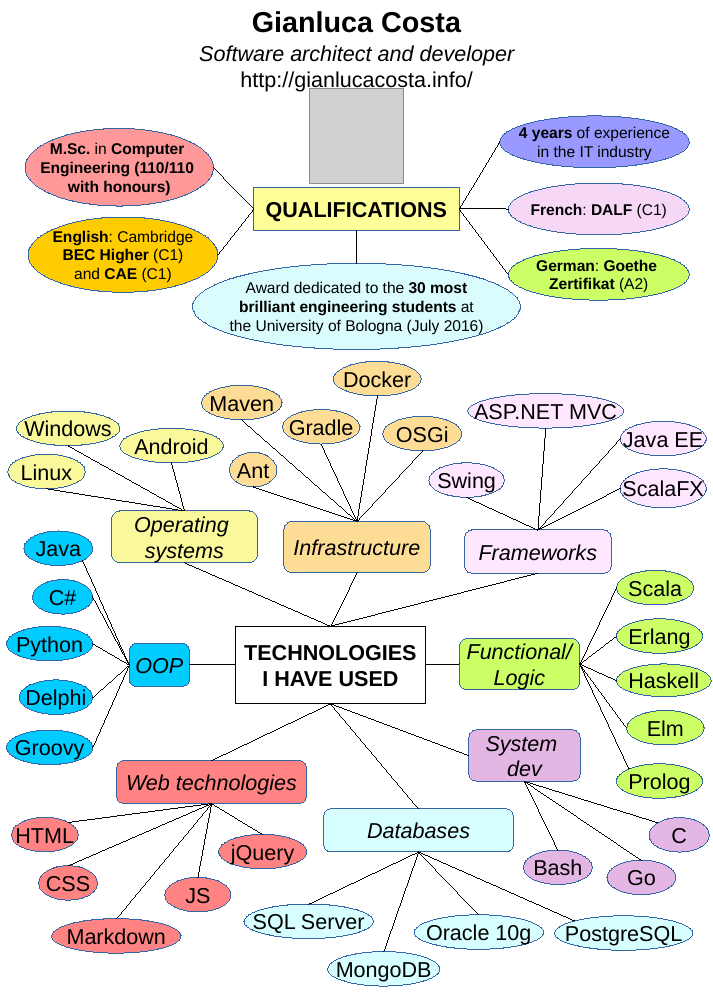
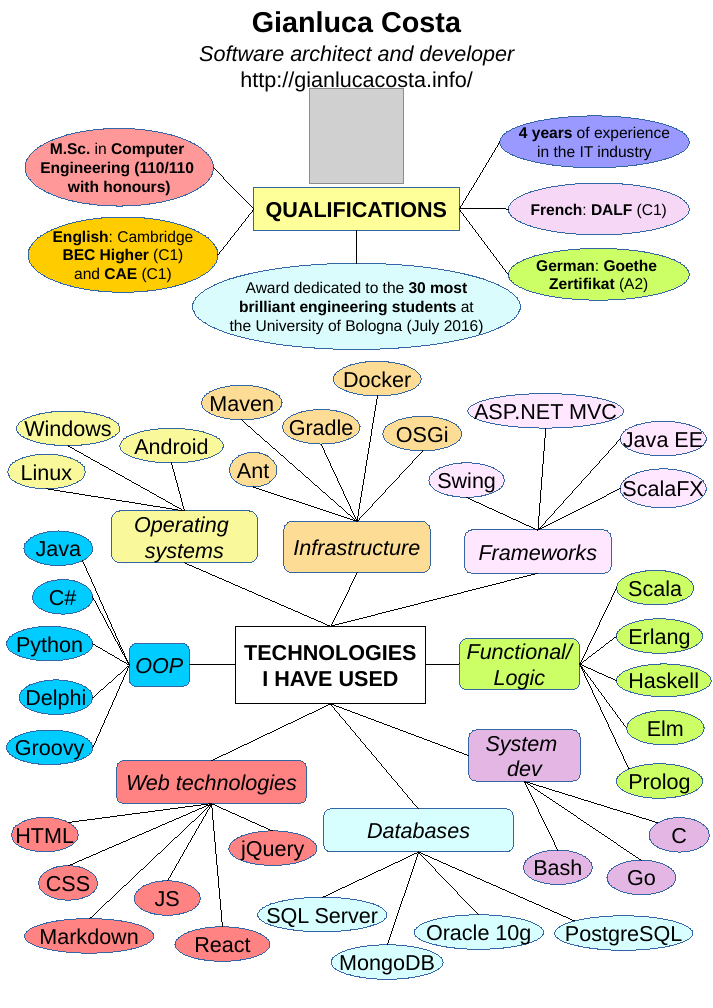
Before and after one commit to giancosta86/giancosta86.github.io, a slide deck: slide 1 of _sources/cv_costa_en.odp. Drawn at 713x1008 pixels with LibreOffice and Linux fonts; fonts in the diff are those of the drawing; grey boxes stand for pictures. Boxes give left, top, right and bottom in pixels: in the first picture for what was removed or moved away, otherwise in the second. Text is boxed around its words. In the diff, an @@ line names an element or a change of style, - is before the commit and + after.

```diff
--- a/_sources/cv_costa_en.odp
+++ b/_sources/cv_costa_en.odp
@@ line moved from (211, 804) - (116, 919) to (211, 804) - (89, 919) @@
@@ line moved from (197, 878) - (211, 804) to (167, 881) - (211, 804) @@
@@ line moved from (211, 804) - (263, 835) to (211, 804) - (272, 831) @@
@@ line added from (211, 804) to (222, 927), #000000 0 pt @@
@@ ellipse "jQuery": place and size @@
-ellipse "jQuery" at [219,835,307,869]
+ellipse "jQuery" at [228,831,316,866]
@@ line moved from (309, 904) - (418, 852) to (322, 898) - (418, 852) @@
@@ line moved from (418, 852) - (384, 952) to (418, 852) - (387, 945) @@
@@ ellipse "JS": place and size @@
-ellipse "JS" at [165,878,231,912]
+ellipse "JS" at [134,881,201,916]
@@ ellipse "SQL Server": place and size @@
-ellipse "SQL Server" at [244,904,373,939]
+ellipse "SQL Server" at [258,898,387,932]
@@ ellipse "Markdown": place and size @@
-ellipse "Markdown" at [52,919,181,954]
+ellipse "Markdown" at [24,919,153,954]
@@ ellipse added at [175,927,270,961], fill #FF8383, outline #3465A4 0 pt, 18 pt, text #000000 @@
+React
@@ ellipse "MongoDB": place and size @@
-ellipse "MongoDB" at [328,952,440,986]
+ellipse "MongoDB" at [331,945,443,979]
```
Also in this commit, not shown: 1 other slide changed, 1 other file.
